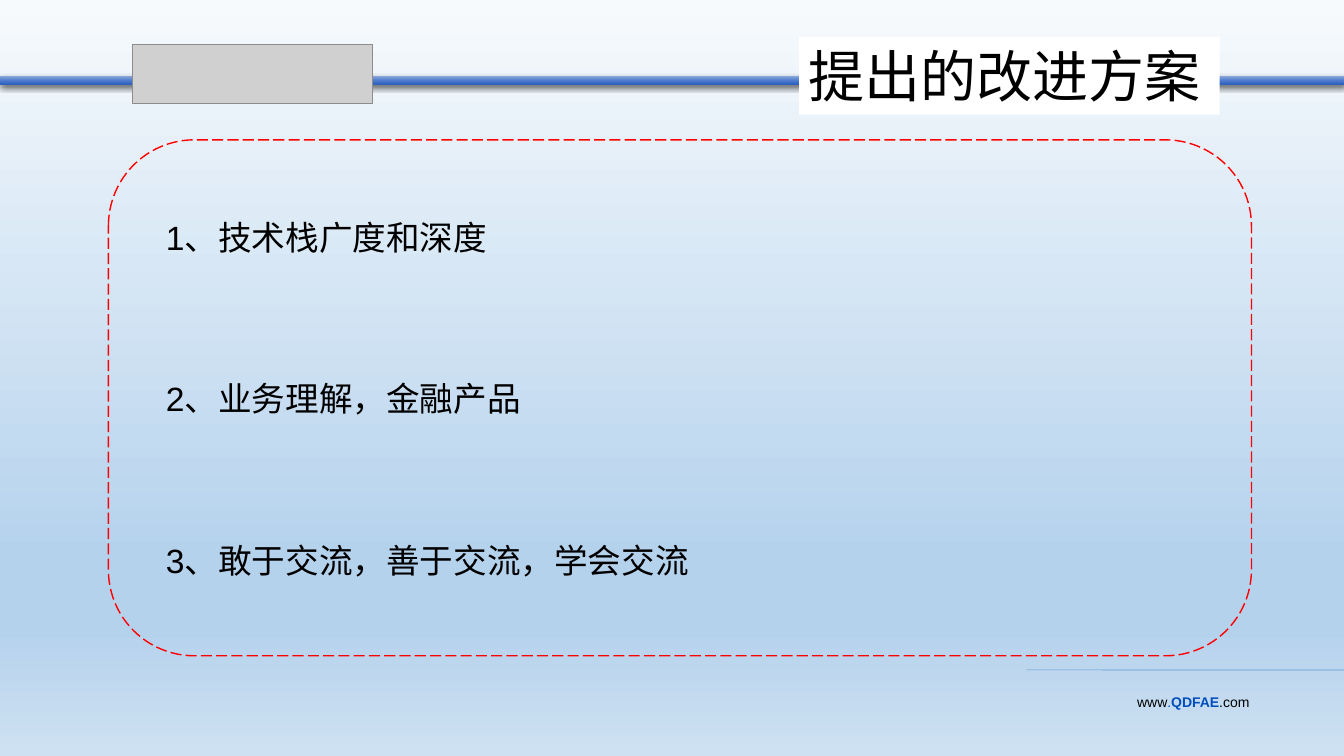
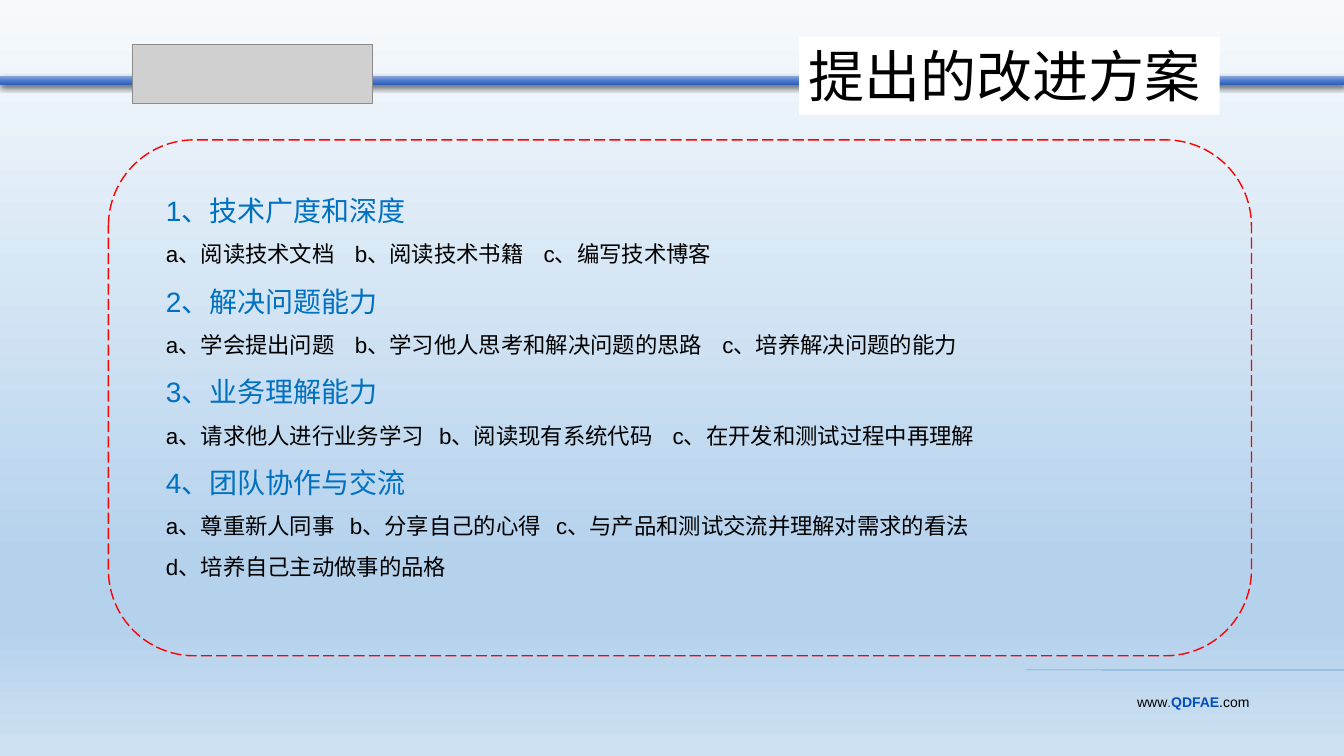
Before and after one commit to lhw1320/springcloud, a slide deck: slide 9 of doc/src/main/resources/qdfae/青金中心连宏伟转正答辩.pptx. Drawn at 1344x756 pixels with LibreOffice and Linux fonts; fonts in the diff are those of the drawing; grey boxes stand for pictures. Boxes give left, top, right and bottom in pixels: in the first picture for what was removed or moved away, otherwise in the second. Text is boxed around its words. In the diff, an @@ line names an element or a change of style, - is before the commit and + after.

```diff
--- a/doc/src/main/resources/qdfae/青金中心连宏伟转正答辩.pptx
+++ b/doc/src/main/resources/qdfae/青金中心连宏伟转正答辩.pptx
@@ text at (x1=166, y1=199, x2=974, y2=577): text changed; size 24 to 16 pt @@
-1、技术栈广度和深度
-2、业务理解，金融产品
-3、敢于交流，善于交流，学会交流
+1、技术广度和深度
+a、阅读技术文档 b、阅读技术书籍 c、编写技术博客
+2、解决问题能力
+a、学会提出问题 b、学习他人思考和解决问题的思路 c、培养解决问题的能力
+3、业务理解能力
+a、请求他人进行业务学习 b、阅读现有系统代码 c、在开发和测试过程中再理解
+4、团队协作与交流
+a、尊重新人同事 b、分享自己的心得 c、与产品和测试交流并理解对需求的看法
+d、培养自己主动做事的品格
```
Also in this commit, not shown: 9 other slides changed.
